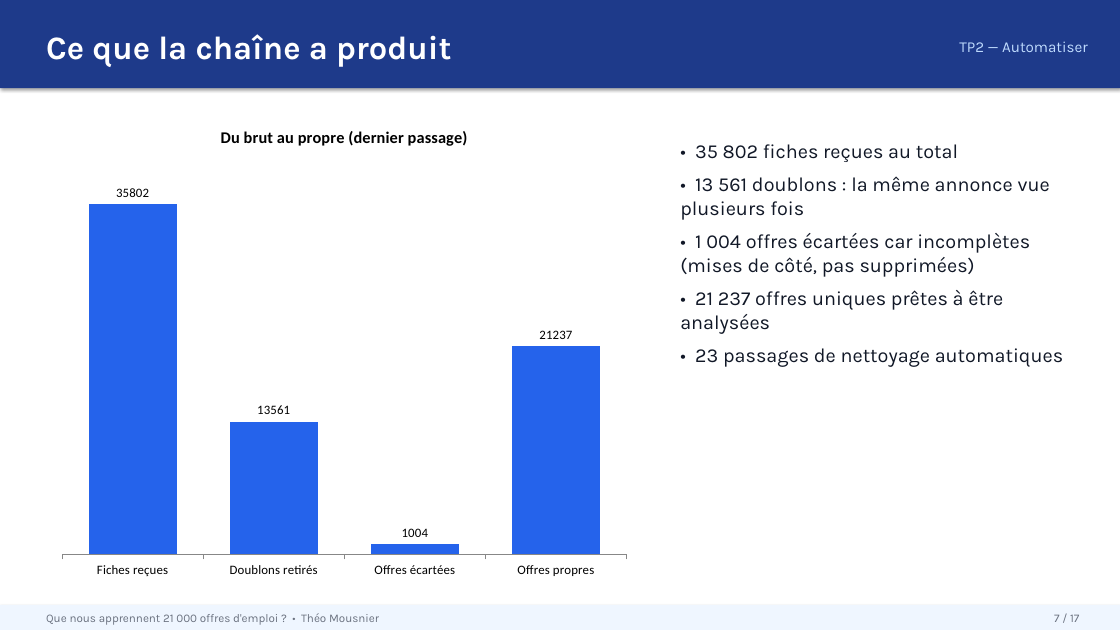
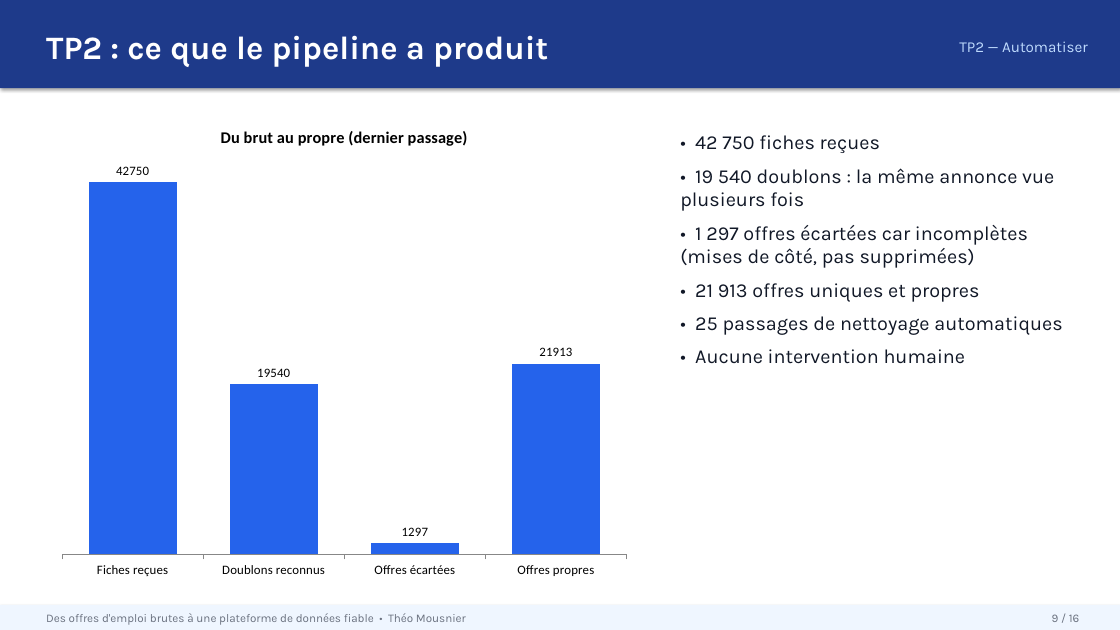
Before and after one commit to ArashiNilou/TP_Cours_Audit_Cartographie_SQL, a slide deck: slide 9 of docs/presentation/project-presentation.pptx (slide 7 before the commit). Drawn at 1120x630 pixels with LibreOffice and Linux fonts; fonts in the diff are those of the drawing. Boxes give left, top, right and bottom in pixels: in the first picture for what was removed or moved away, otherwise in the second. Text is boxed around its words. In the diff, an @@ line names an element or a change of style, - is before the commit and + after.

```diff
--- a/docs/presentation/project-presentation.pptx
+++ b/docs/presentation/project-presentation.pptx
@@ text at box(46, 35, 548, 67): text changed @@
-Ce que la chaîne a produit
+TP2 : ce que le pipeline a produit
@@ column chart at box(50, 109, 639, 588) @@
-categories: Fiches reçues, Doublons retirés, Offres écartées, Offres propres
+categories: Fiches reçues, Doublons reconnus, Offres écartées, Offres propres
-Du brut au propre (dernier passage): 35802, 13561, 1004, 21237
+Du brut au propre (dernier passage): 42750, 19540, 1297, 21913
@@ text at box(680, 135, 1062, 364): text changed @@
-• 35 802 fiches reçues au total
-• 13 561 doublons : la même annonce vue plusieurs fois
-• 1 004 offres écartées car incomplètes (mises de côté, pas supprimées)
-• 21 237 offres uniques prêtes à être analysées
-• 23 passages de nettoyage automatiques
+• 42 750 fiches reçues
+• 19 540 doublons : la même annonce vue plusieurs fois
+• 1 297 offres écartées car incomplètes (mises de côté, pas supprimées)
+• 21 913 offres uniques et propres
+• 25 passages de nettoyage automatiques
+• Aucune intervention humaine
@@ text at box(46, 613, 466, 625): text changed @@
-Que nous apprennent 21 000 offres d'emploi ? • Théo Mousnier
+Des offres d'emploi brutes à une plateforme de données fiable • Théo Mousnier
@@ text at box(1052, 614, 1080, 622): text changed @@
-7 / 17
+9 / 16
```
Also in this commit, not shown: 9 other slides changed, 6 slides added, 7 slides removed.
